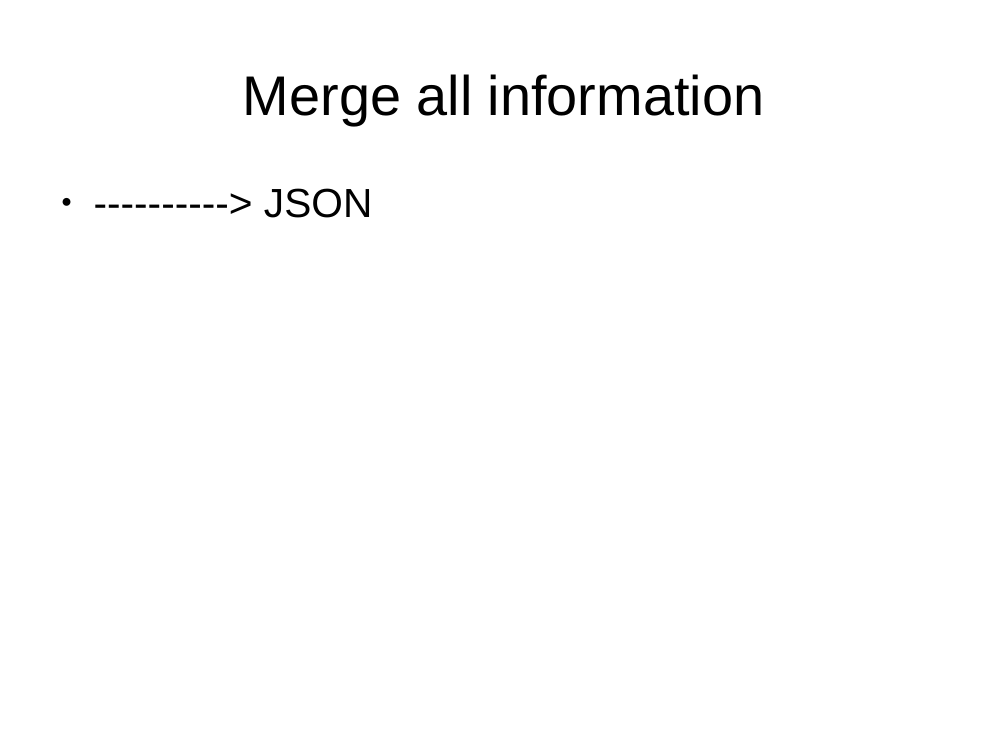
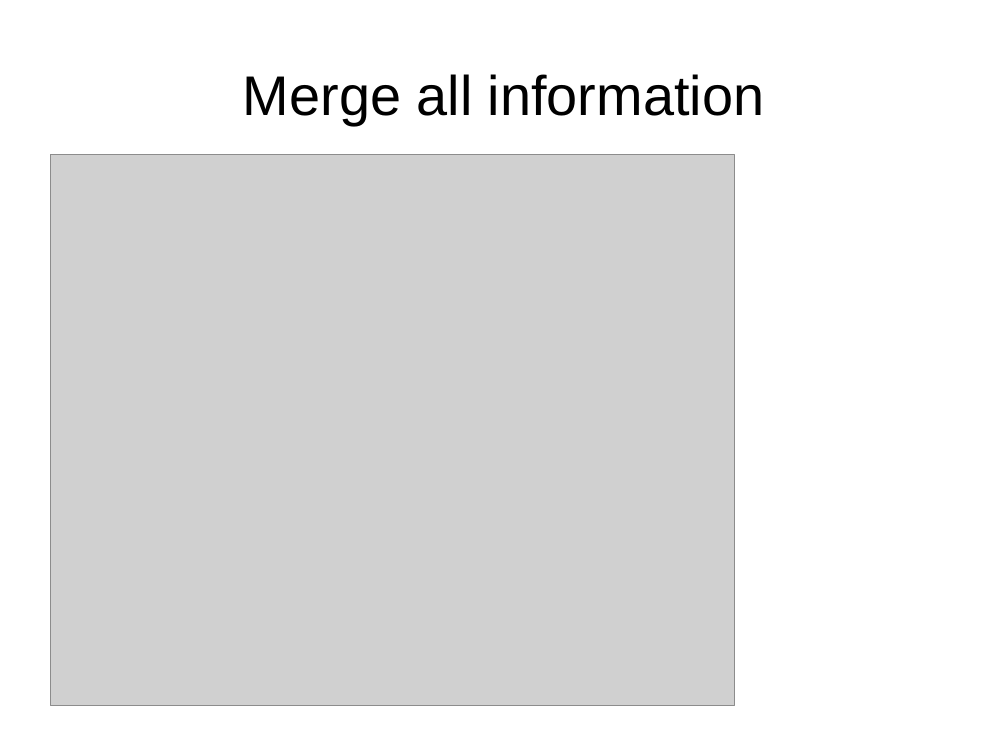
Before and after one commit to opendream/eph_animal, a slide deck: slide 13 of etc/PODD.odp (slide 7 before the commit). Drawn at 1008x756 pixels with LibreOffice and Linux fonts; fonts in the diff are those of the drawing; grey boxes stand for pictures. Boxes give left, top, right and bottom in pixels: in the first picture for what was removed or moved away, otherwise in the second. Text is boxed around its words. In the diff, an @@ line names an element or a change of style, - is before the commit and + after.

```diff
--- a/etc/PODD.odp
+++ b/etc/PODD.odp
@@ picture added at box(50, 155, 735, 705) @@
@@ text removed at box(264, 188, 372, 218) @@
-● ----------> JSON
```
Also in this commit, not shown: 6 other slides changed, 8 slides added, 1 slide removed, 2 other files.
